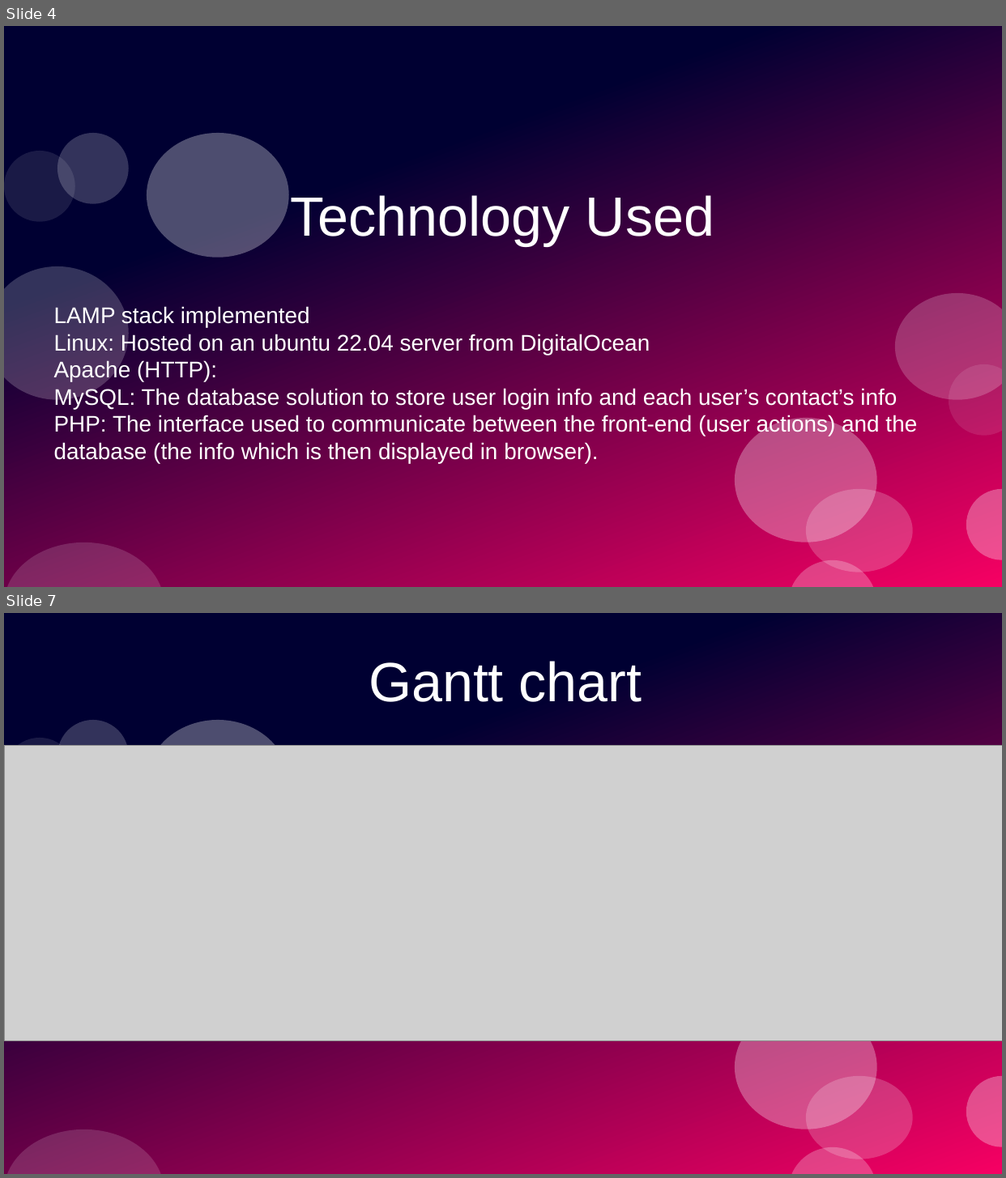
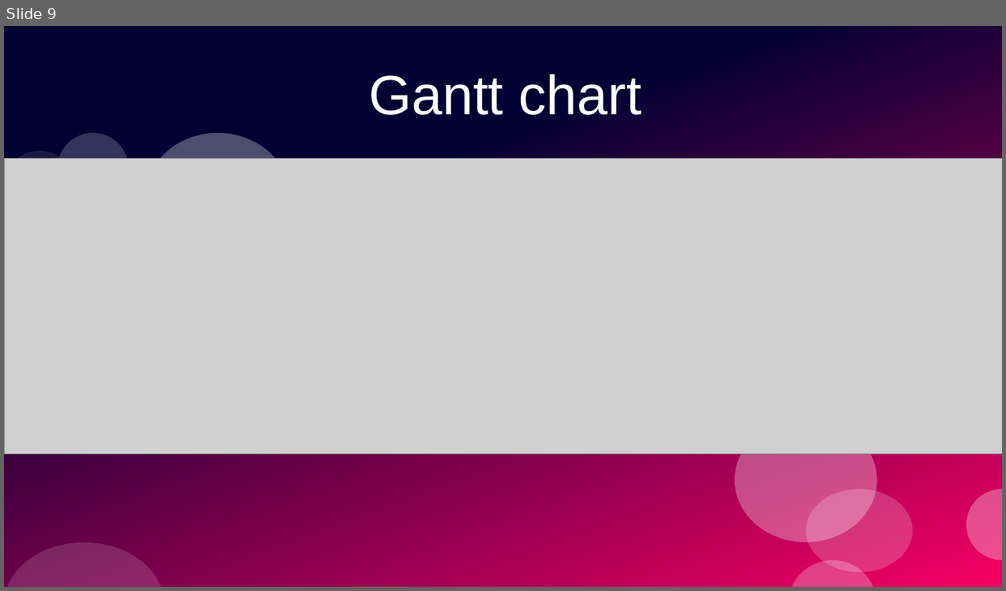
Before and after one commit to PrototypeProto/COP_4331_Small-Project, a slide deck: Pres.pptx. Shown one above the other, each under a label of ours: slides 4 and 7 before the commit, slide 9 after it; the slides between them are not shown. The pictures are 1006x1178 and 1006x591 pixels, drawn with LibreOffice and Linux fonts; fonts in the diff are those of the drawing; grey boxes stand for pictures. Boxes give left, top, right and bottom in pixels: in the first picture for what was removed or moved away, otherwise in the second. Text is boxed around its words. In the diff, an @@ line names an element or a change of style, - is before the commit and + after.

```diff
--- a/Pres.pptx
+++ b/Pres.pptx
@@ slide 4 removed at bbox=[4, 26, 1002, 587], background #FFFFFF; not listed: 12 template elements that a slide beside it also shows @@
@@ title removed at bbox=[291, 195, 714, 246] @@
-Technology Used
@@ subtitle removed at bbox=[54, 305, 917, 463] @@
-LAMP stack implemented
-Linux: Hosted on an ubuntu 22.04 server from DigitalOcean
-Apache (HTTP):
-MySQL: The database solution to store user login info and each user’s contact’s info
-PHP: The interface used to communicate between the front-end (user actions) and the database (the info which is then displayed in browser).
@@ what was slide 7 is now slide 9 @@
```
Also in this commit, not shown: 7 slides changed, 6 slides added, 3 other slides removed.
